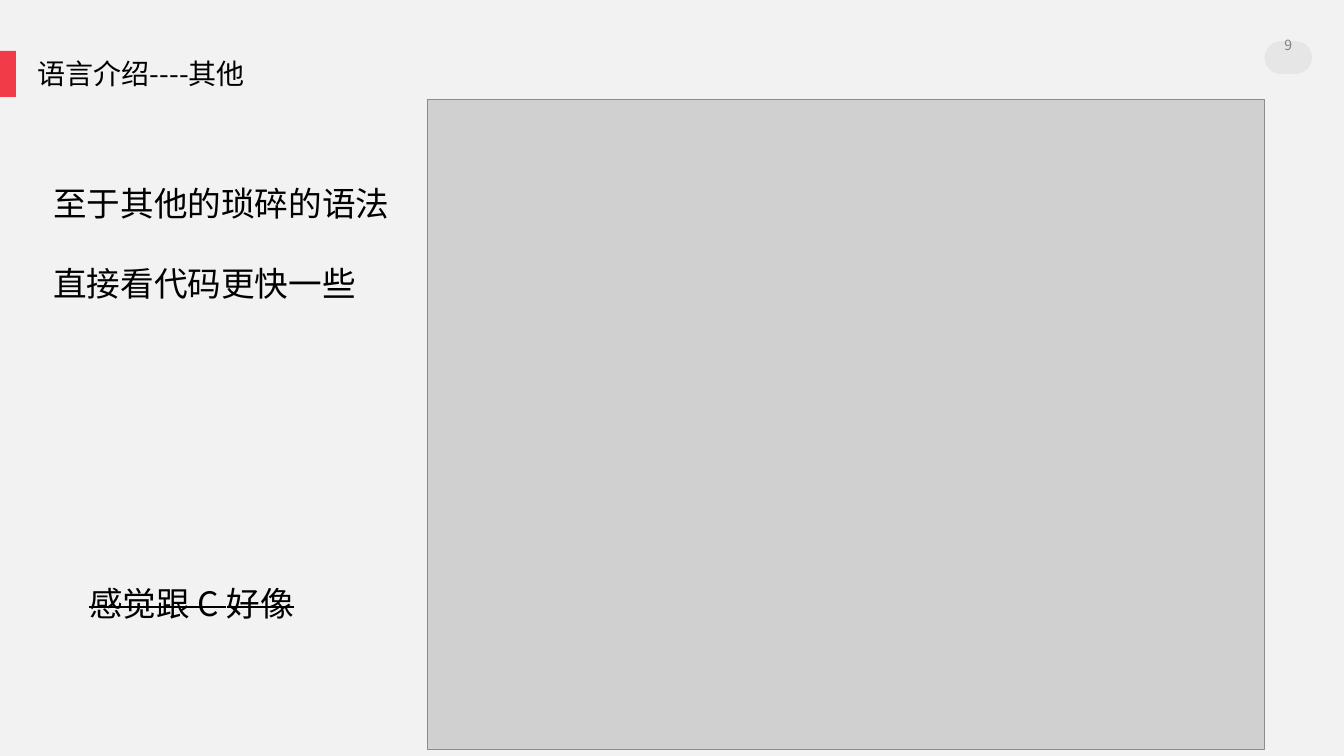
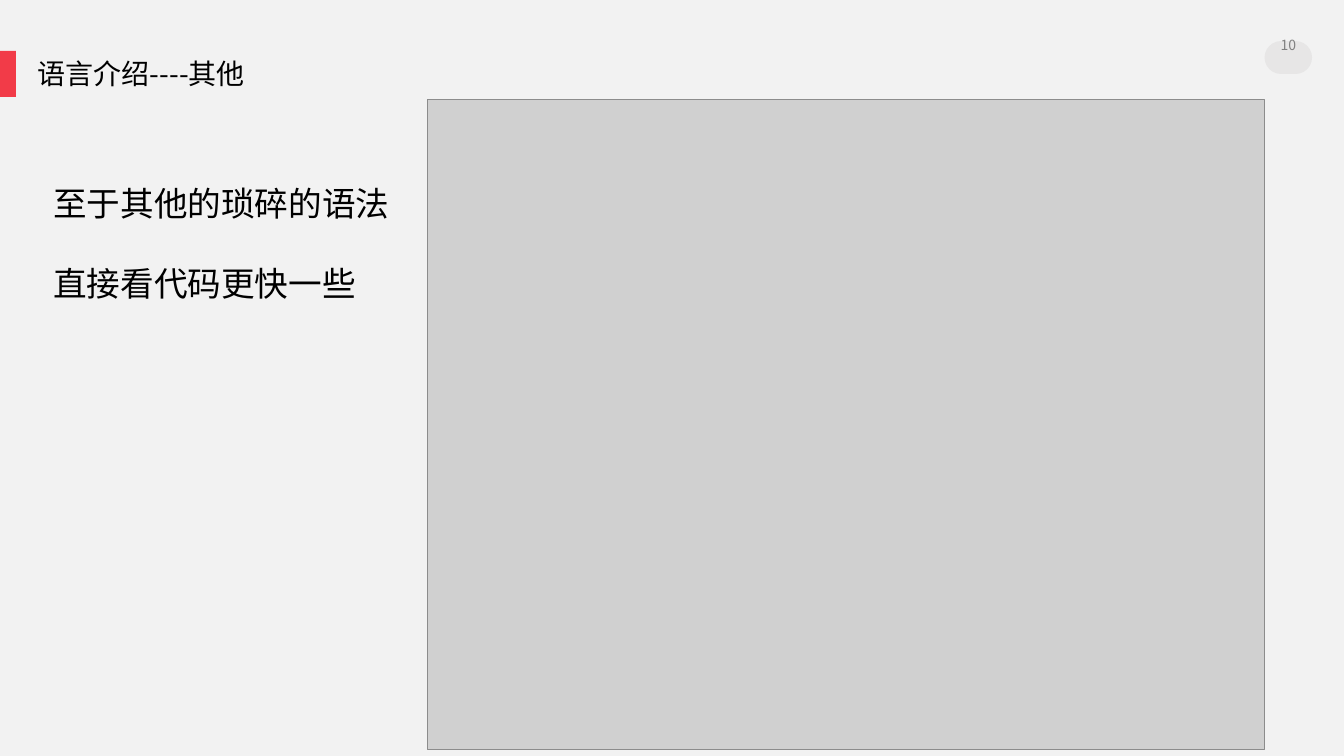
Before and after one commit to Skyminers/SkyCompiler, a slide deck: slide 10 of doc/SkyCompiler.pptx (slide 9 before the commit). Drawn at 1344x756 pixels with LibreOffice and Linux fonts; fonts in the diff are those of the drawing; grey boxes stand for pictures. Boxes give left, top, right and bottom in pixels: in the first picture for what was removed or moved away, otherwise in the second. Text is boxed around its words. In the diff, an @@ line names an element or a change of style, - is before the commit and + after.

```diff
--- a/doc/SkyCompiler.pptx
+++ b/doc/SkyCompiler.pptx
@@ page number at [1281, 40, 1297, 50]: text changed @@
-9
+10
@@ text removed at [89, 587, 294, 619] @@
-感觉跟 C 好像
```
Also in this commit, not shown: 7 other slides changed, 8 slides added.
